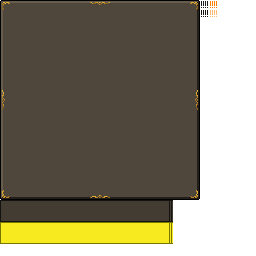
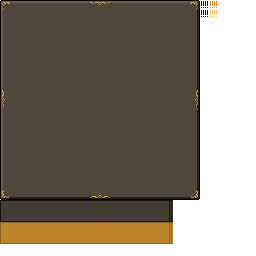
Revision of a layered 256px x 256px image; what changed, layer by layer:
painted on "bars" over box(0, 222, 173, 244)
